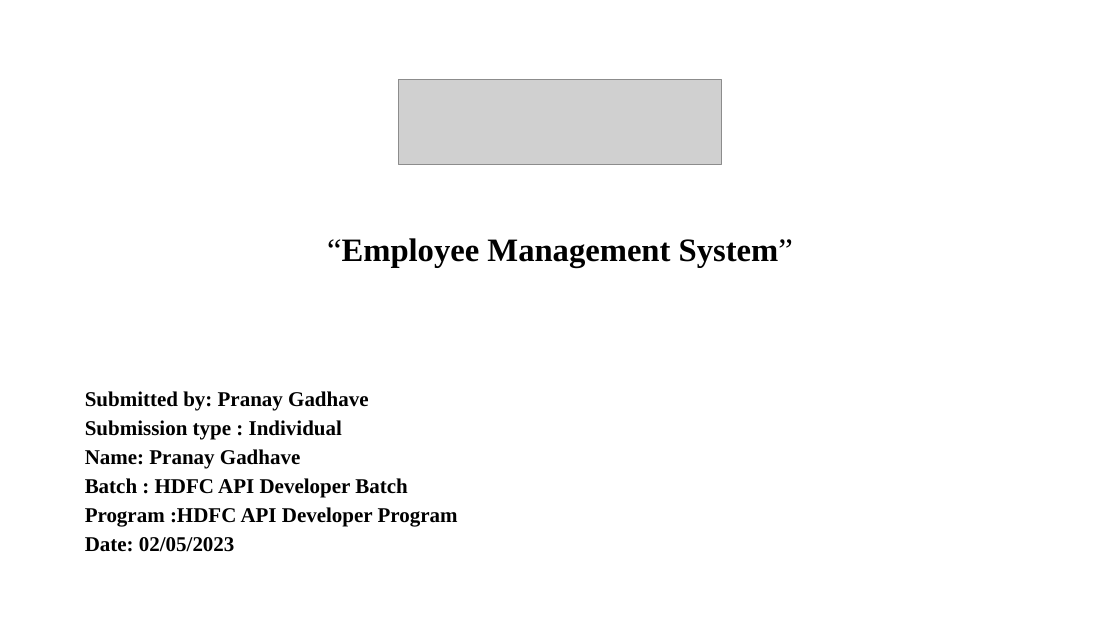
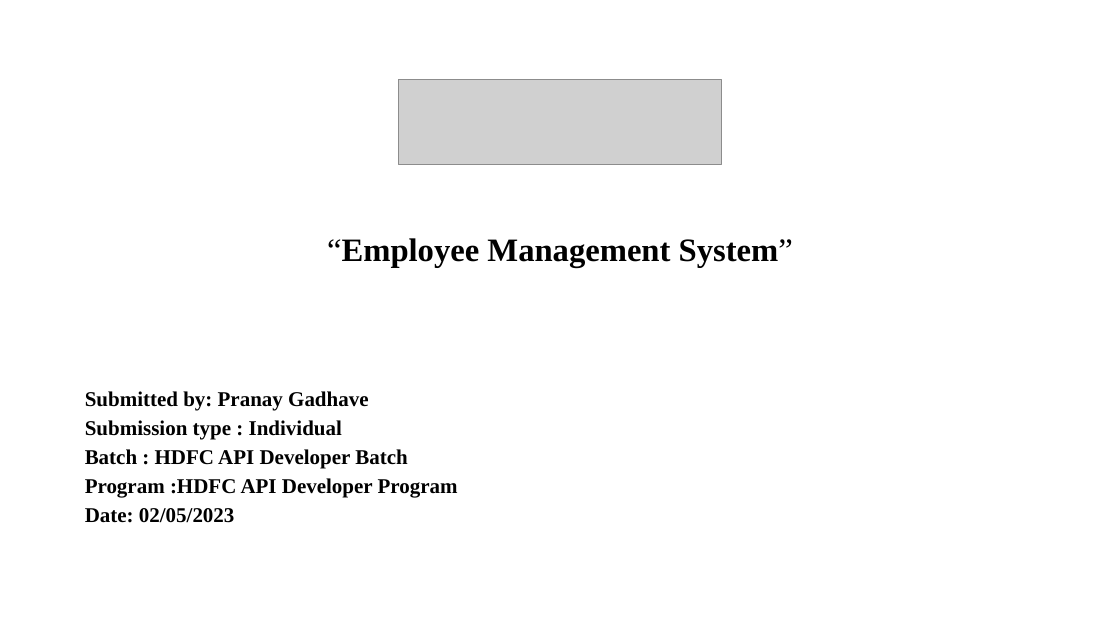
Before and after one commit to pranaygadhave/CAPSTONE, a slide deck: slide 1 of Capstone.pptx. Drawn at 1120x630 pixels with LibreOffice and Linux fonts; fonts in the diff are those of the drawing; grey boxes stand for pictures; background and template pictures are left out. Boxes give left, top, right and bottom in pixels: in the first picture for what was removed or moved away, otherwise in the second. Text is boxed around its words. In the diff, an @@ line names an element or a change of style, - is before the commit and + after.

```diff
--- a/Capstone.pptx
+++ b/Capstone.pptx
@@ text at <box>85,449,300,469</box>: paragraph removed @@
-Name: Pranay Gadhave
```
Also in this commit, not shown: 3 other slides changed, 2 slides added.
